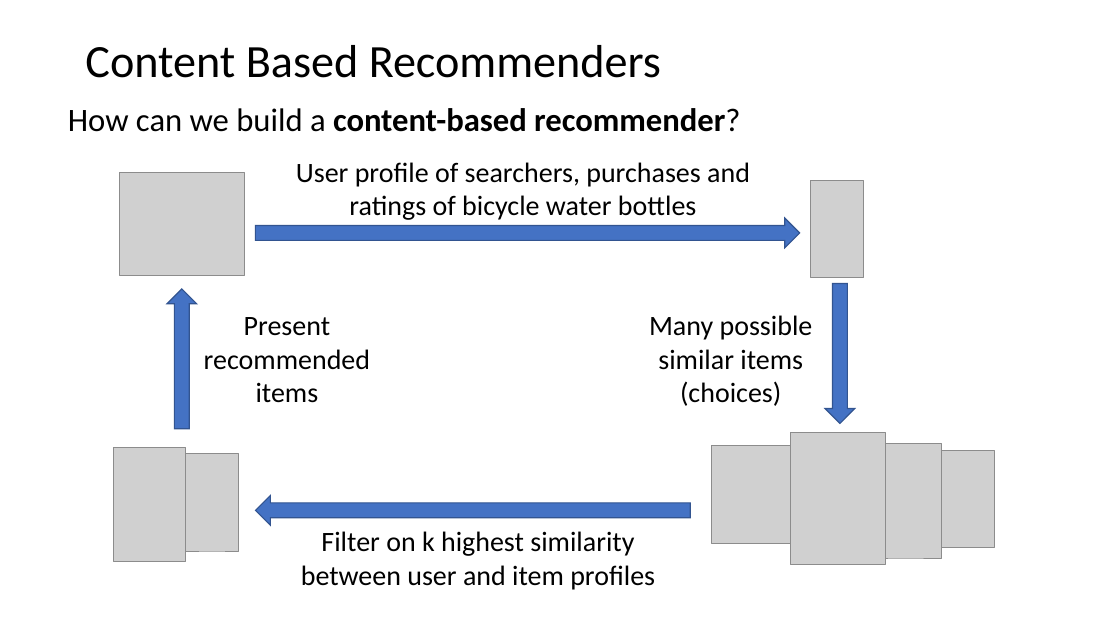
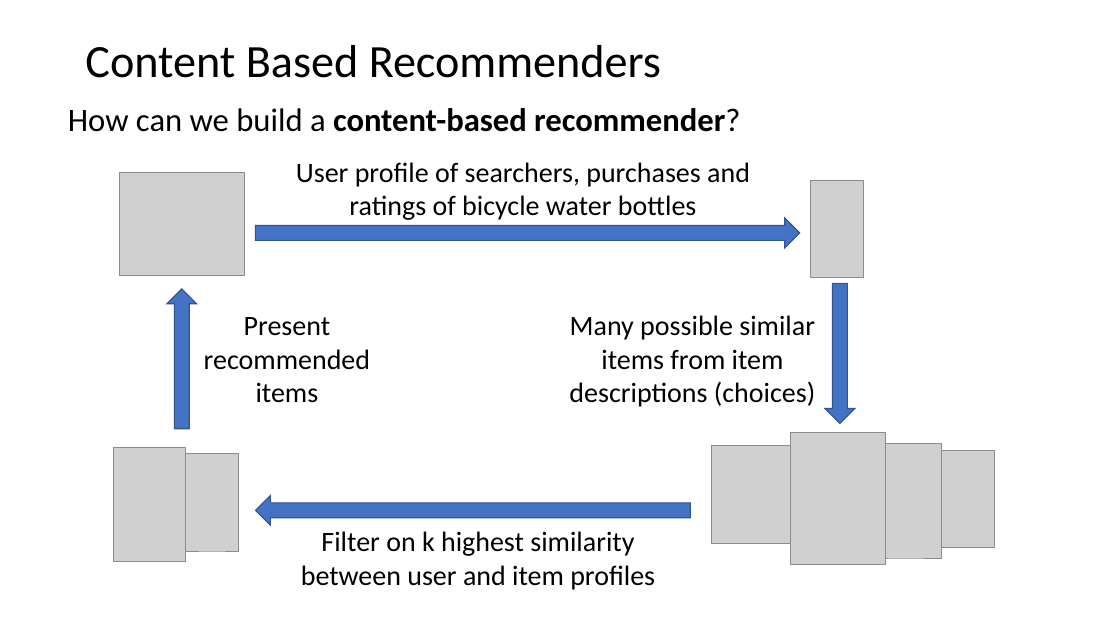
Before and after one commit to StephenElston/CSCI-E-108, a slide deck: slide 26 of slides/7_RecommenderSystems.pptx (slide 25 before the commit). Drawn at 1120x630 pixels with LibreOffice and Linux fonts; fonts in the diff are those of the drawing; grey boxes stand for pictures. Boxes give left, top, right and bottom in pixels: in the first picture for what was removed or moved away, otherwise in the second. Text is boxed around its words. In the diff, an @@ line names an element or a change of style, - is before the commit and + after.

```diff
--- a/slides/7_RecommenderSystems.pptx
+++ b/slides/7_RecommenderSystems.pptx
@@ text at [569,315,815,407]: text changed @@
-Many possible similar items (choices)
+Many possible similar items from item descriptions (choices)
```
Also in this commit, not shown: 9 other slides changed, 1 slide added.
